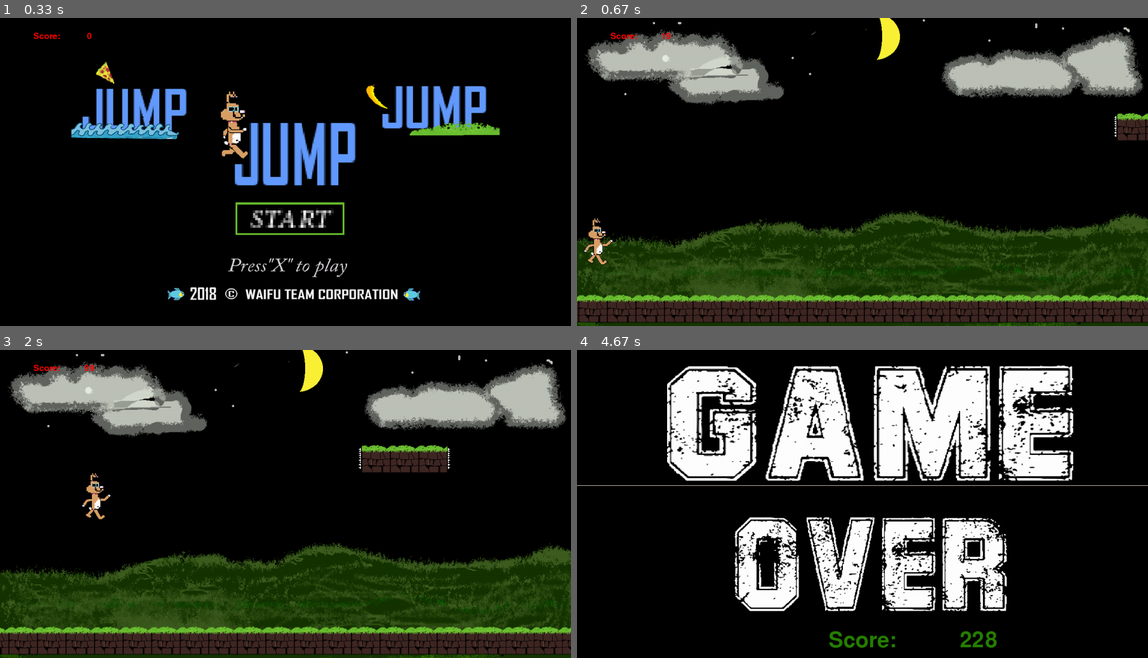
Above: before the commit, frames 1-4 (two rows, left to right).
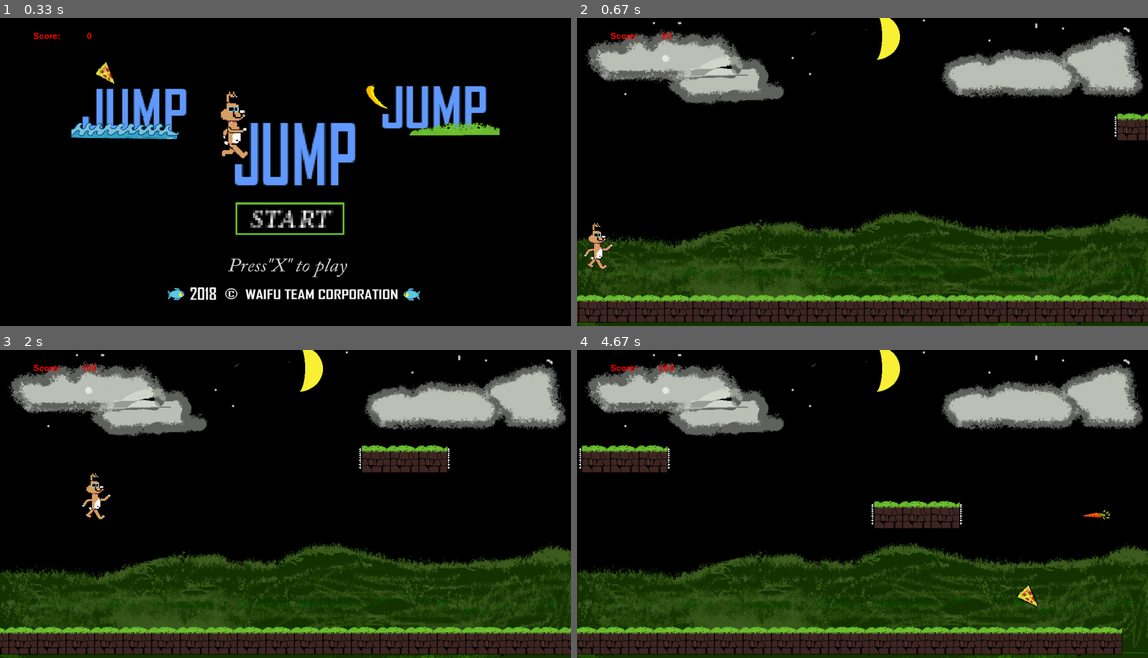
Above: after the commit, the same moments.

Repository: Yukishiori/pygame_proj
Game: pygame game, started from main.py
Two runs of this game, one before a commit and one after it. Both use one fixed random seed, a clock stepped at 60 frames per second and the inputs below.
Inputs:
- Up to frame 1 (0.33 s): no input
- Up to frame 2 (0.67 s): tap X at 0.33 s
- Up to frame 3 (2 s): hold Keypad Enter 0.67-1.13 s; hold Right 0.67-1.13 s; hold Right 1.17-1.63 s; hold Up 1.67-1.97 s
- Up to frame 4 (4.67 s): hold Right 2-2.47 s; hold Left 2.5-3.03 s; hold Left 3.4-3.8 s; hold Up 3.83-4.2 s

Frame 1 is identical in both runs. In frame 2, 0.4% of the frame differs, in the area x 1-17%, y 4-82%; in frame 3, less than 0.1%; in frame 4, 62%, in the area x 0-100%, y 0-100%.

Commit message:
restart button enabled

Diff:
--- a/enemy/warning_sign.py
+++ b/enemy/warning_sign.py
@@ -10,8 +10,7 @@
         self.renderer = Animation(["images/warning_sign.png"], loop = True)
         self.box_collider = BoxCollider(64,64)
         self.count = FrameCounter(50)
-        # pygame.mixer.music.load('music/warning.wav')
-        # pygame.mixer.music.play(0)
+        pygame.mixer.Channel(3).play(pygame.mixer.Sound("music/warning (1).wav"))
 
     def update(self):
         GameObject.update(self)
--- /dev/null
+++ b/gameover/play_again.py
@@ -0,0 +1,17 @@
+from game_object import GameObject
+from renderers.image_renderers import ImageRenderer
+from scenes.scene_manager import global_scene_manager
+# from scenes.gameplay_scene import GameplayScene
+from input.input_manager import global_input_manager
+
+class PlayAgain(GameObject):
+    def __init__(self, x, y):
+        GameObject.__init__(self, x, y)
+        self.renderer = ImageRenderer("menu/exit.png")
+
+    def update(self):
+        GameObject.update(self)
+        # if global_input_manager:
+        #     pass
+            # gameplay = GameplayScene()
+            # global_scene_manager.change_scene(gameplay)
--- a/input/input_manager.py
+++ b/input/input_manager.py
@@ -15,7 +15,8 @@
             self.left_pressed,
             self.down_pressed,
             self.up_pressed,
-            self.x_pressed)
+            self.x_pressed,
+            self.enter)
 
     def update(self, event):
         if event.type == pygame.KEYDOWN:
@@ -29,6 +30,8 @@
                 self.up_pressed = True
             elif event.key == pygame.K_x:
                 self.x_pressed = True
+            elif event.key == pygame.K_KP_ENTER:
+                self.enter = True
         elif event.type == pygame.KEYUP:
             if event.key == pygame.K_RIGHT:
                 self.right_pressed = False
@@ -40,5 +43,7 @@
                 self.up_pressed = False
             elif event.key == pygame.K_x:
                 self.x_pressed = False
+            elif event.key == pygame.K_KP_ENTER:
+                self.enter = False
 
 global_input_manager = InputManager()
--- a/main.py
+++ b/main.py
@@ -4,8 +4,10 @@
 from input.input_manager import global_input_manager
 
 from scenes.gameover_scene import GameoverScene
+from scenes.gameplay_scene import GameplayScene
 from scenes.scene_manager import global_scene_manager
 from scenes.menu_scene import MenuScene
+
 
 
 from input.input_manager import InputManager
@@ -52,12 +54,6 @@
 
 # 1. Init pygame
 pygame.init()
-
-# warning_sound = pygame.mixer.Sound()
-
-pygame.mixer.music.load("music/backgroundpygame.wav")
-pygame.mixer.music.play(-1)
-
 # 2. Set screen
 SIZE = (1280, 690)
 canvas = pygame.display.set_mode(SIZE)
@@ -91,7 +87,10 @@
             loop = False
         else:
             global_input_manager.update(event)
-
+            if global_input_manager.x_pressed:
+                if not type(global_scene_manager.current_scene) == GameplayScene:
+                    gameplay_scene = GameplayScene()
+                    global_scene_manager.change_scene(gameplay_scene)
     # text1 = create_text("Score:", font_preferences, 28, (40, 128, 0))
     # text2 = create_text(str(game_object.score), font_preferences, 28, (40, 128, 0))
 
@@ -114,9 +113,9 @@
         text1 = create_text("Score:", font_preferences, 72, (40, 128, 0))
         text2 = create_text(str(game_object.score), font_preferences, 72, (40, 128, 0))
         canvas.blit(text1,
-                    (640 - text1.get_width() // 2, 650 - text1.get_height() // 2))
+                    (640 - text1.get_width(), 650 - text1.get_height() // 2))
         canvas.blit(text2,
-                    (900 - text2.get_width() // 2, 650 - text2.get_height() // 2))
+                    (850 - text2.get_width(), 650 - text2.get_height() // 2))
     pygame.display.set_caption('Micro game')
 
     # 3. Flip
--- a/menu/start.py
+++ b/menu/start.py
@@ -11,6 +11,6 @@
 
     def update(self):
         GameObject.update(self)
-        if global_input_manager.x_pressed:
-            gameplay = GameplayScene()
-            global_scene_manager.change_scene(gameplay)
+        # if global_input_manager.x_pressed:
+        #     gameplay = GameplayScene()
+        #     global_scene_manager.change_scene(gameplay)
--- a/player/player.py
+++ b/player/player.py
@@ -44,6 +44,7 @@
 
         collide_list2 = collide_with(self.box_collider, Items)
         for obj in collide_list2:
+            pygame.mixer.Channel(1).play(pygame.mixer.Sound("music/eating_fish_pizza_coin.wav"))
             obj.deactivate()
             game_object.score += 10
 
@@ -56,7 +57,7 @@
         if global_input_manager.right_pressed:
             self.dx += 3
         if global_input_manager.left_pressed:
-            self.dx -= 3
+            self.dx -= 7
         if global_input_manager.up_pressed:
             box_at_bottom = self.box_collider
             box_at_bottom.y = self.box_collider.y + 2
@@ -64,6 +65,7 @@
             for obj in btm:
                 if type(obj) == Platform:
                     self.dy = self.jump_speed
+                    pygame.mixer.Channel(2).play(pygame.mixer.Sound("music/jumping.wav"))
 
         self.dy += 0.5
 
--- a/scenes/gameover_scene.py
+++ b/scenes/gameover_scene.py
@@ -1,13 +1,19 @@
+import pygame
 from gameover.gameover import Gameover
+from gameover.play_again import PlayAgain
 import game_object
 
 
 class GameoverScene:
     def __init__(self):
-        pass
+        pygame.mixer.Channel(0).play(pygame.mixer.Sound("music/game_over_sound.wav"))
+
     def setup(self):
         gameover = Gameover(640,368)
         game_object.add(gameover)
 
+        play_again = PlayAgain(640, 520)
+        game_object.add(play_again)
+
     def destroy(self):
         game_object.clear()
--- a/scenes/gameplay_scene.py
+++ b/scenes/gameplay_scene.py
@@ -1,3 +1,4 @@
+import pygame
 from Platform.Platform import Platform
 from background.background import Background
 from player.player import Player
@@ -10,7 +11,6 @@
         pass
 
     def setup(self):
-
         player = Player(50, 400)
 
         game_object.add(player)
--- a/scenes/menu_scene.py
+++ b/scenes/menu_scene.py
@@ -1,10 +1,11 @@
+import pygame
 from menu.menu import Menu
 from menu.start import Start
 import game_object
 
 class MenuScene:
     def __init__(self):
-        pass
+        pygame.mixer.Channel(0).play(pygame.mixer.Sound("music/backgroundpygame.wav"))
     def setup(self):
         menu = Menu(640,368)
         game_object.add(menu)
Not shown, added: music/eating_fish_pizza_coin.wav
Not shown, added: music/game_over_sound.wav
Not shown, added: music/jumping.wav
Not shown, added: music/warning (1).wav
